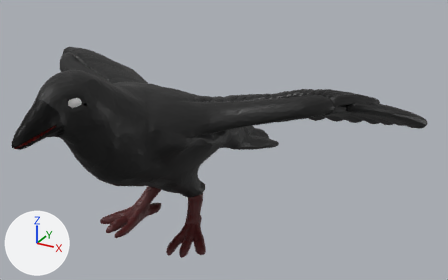
One commit to the FBX model CrowsAndNests/Assets/Models/Player/player.fbx: the scene before it, then after it.
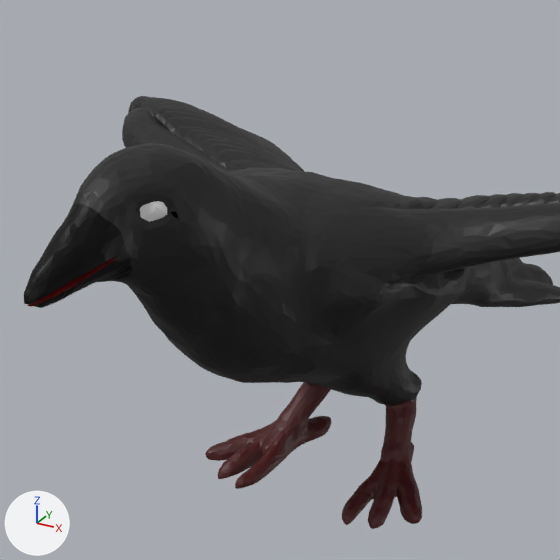
There are two pictures of each version: one whole from a camera (50 mm lens) standing at (4.86, -6.73, 3.57) and looking at (0.81, 0.64, -0.11), one close up on the part from 0% to 61% of the width and 0% to 97% of the height. Every picture has the same lights, and +X, +Y and +Z are marked at lower left. The close-ups show mesh edges as thin lines. Where no turn or scale is listed for an object, it has been applied to the vertices.

In view in the first close-up: 'crow'.
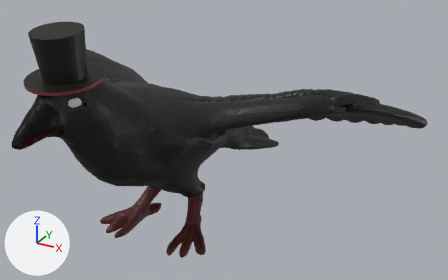
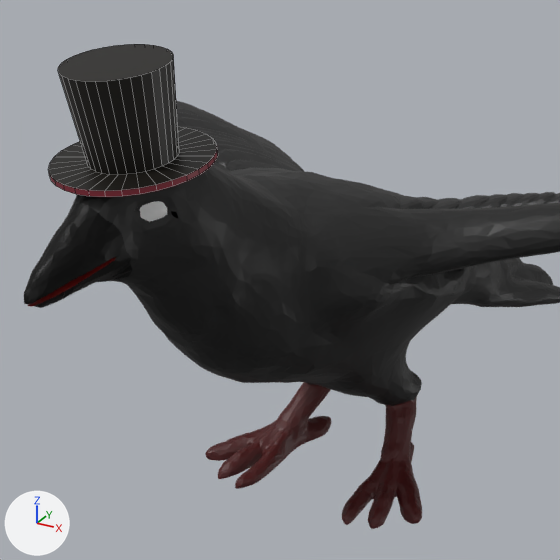
Location of each change, (x1, y1, x2, y2) in pixels of the close-ups (560 x 560 px):
'Cylinder', added (black)
    after: (48, 44, 218, 197)
    faces in mat_hat (black #0c0700): (48, 44, 217, 191)
    faces in mat_hat2 (red #822535): (49, 151, 218, 197)

What changed in the scene script:
```text
Add mat_hat2:
    mat_hat2 = principled_material('Hat2')
    mat_hat2.base_color = (0.222, 0.0188, 0.0352)  # red #822535
Add mat_hat:
    mat_hat = principled_material('Hat')
    mat_hat.base_color = (0.00377, 0.00218, 0.0)  # black #0c0700
Add me_cylinder:
    me_cylinder.from_pydata(...)  # 128 vertices, 98 faces; spans x -0.46..0.46, y -0.459..0.459, z -0.064..0.59
    # faces by material slot: [66, 32]
    me_cylinder.materials.append(mat_hat)  # black #0c0700
    me_cylinder.materials.append(mat_hat2)  # red #822535
Add ob_cylinder:
    ob_cylinder = bpy.data.objects.new('Cylinder', me_cylinder)
    ob_cylinder.location = (0.0, -1.65, 1.373)
```
